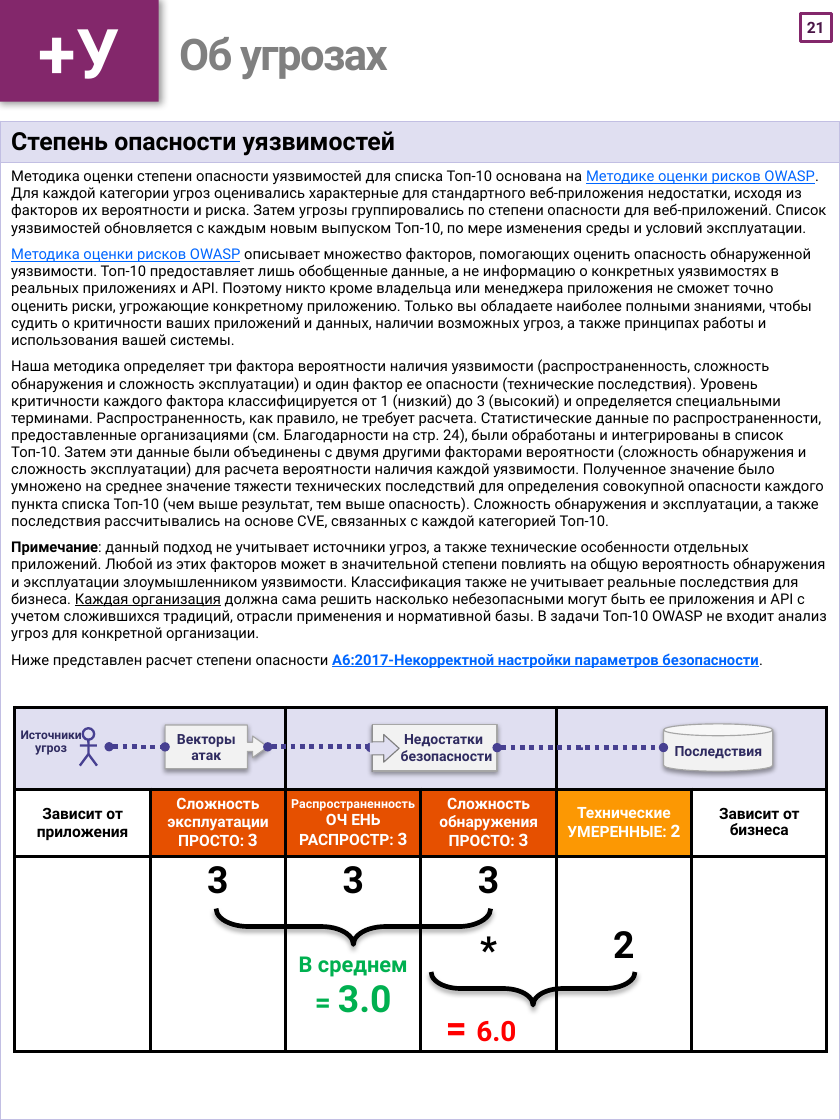
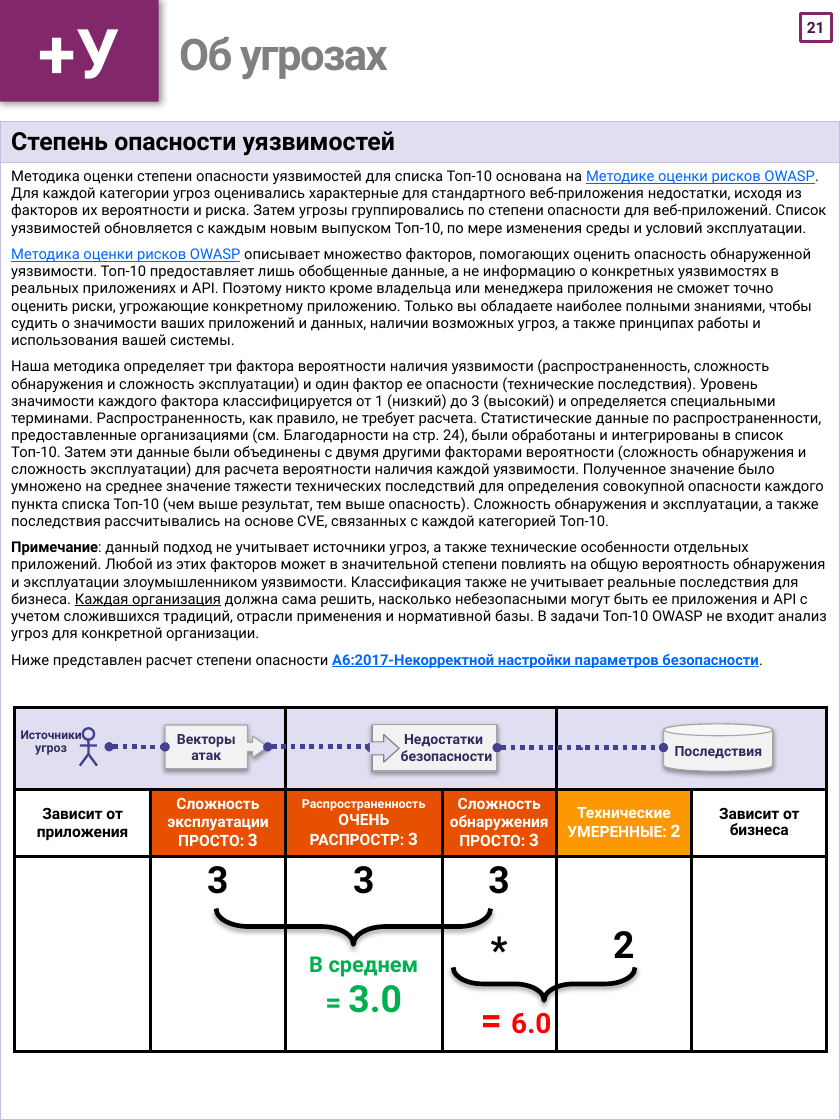
Before and after one commit to OWASP/Top10, a slide deck: slide 22 of 2017/OWASP Top 10-2017-ru.pptx. Drawn at 840x1120 pixels with LibreOffice and Linux fonts; fonts in the diff are those of the drawing. Boxes give left, top, right and bottom in pixels: in the first picture for what was removed or moved away, otherwise in the second. Text is boxed around its words. In the diff, an @@ line names an element or a change of style, - is before the commit and + after.

```diff
--- a/2017/OWASP Top 10-2017-ru.pptx
+++ b/2017/OWASP Top 10-2017-ru.pptx
@@ table at bbox=[0, 121, 840, 1120] @@
-row 2, column 1: Методика оценки степени опасности уязвимостей для списка Топ-10 основана на Методике оценки рисков OWASP. Для каждой категории угроз оценивались характерные для стандартного веб-приложения недостатки, исходя из факторов их вероятности и риска. Затем угрозы группировались по степени опасности для веб-приложений. Список уязвимостей обновляется с каждым новым выпуском Топ-10, по мере изменения среды и условий эксплуатации. / Методика оценки рисков OWASP описывает множество факторов, помогающих оценить опасность обнаруженной уязвимости. Топ-10 предоставляет лишь обобщенные данные, а не информацию о конкретных уязвимостях в реальных приложениях и API. Поэтому никто кроме владельца или менеджера приложения не сможет точно оценить риски, угрожающие конкретному приложению. Только вы обладаете наиболее полными знаниями, чтобы судить о критичности ваших приложений и данных, наличии возможных угроз, а также принципах работы и использования вашей системы. / Наша методика определяет три фактора вероятности наличия уязвимости (распространенность, сложность обнаружения и сложность эксплуатации) и один фактор ее опасности (технические последствия). Уровень критичности каждого фактора классифицируется от 1 (низкий) до 3 (высокий) и определяется специальными терминами. Распространенность, как правило, не требует расчета. Статистические данные по распространенности, предоставленные организациями (см. Благодарности на стр. 24), были обработаны и интегрированы в список Топ-10. Затем эти данные были объединены с двумя другими факторами вероятности (сложность обнаружения и сложность эксплуатации) для расчета вероятности наличия каждой уязвимости. Полученное значение было умножено на среднее значение тяжести технических последствий для определения совокупной опасности каждого пункта списка Топ-10 (чем выше результат, тем выше опасность). Сложность обнаружения и эксплуатации, а также последствия рассчитывались на основе CVE, связанных с каждой категорией Топ-10. / Примечание: данный подход не учитывает источники угроз, а также технические особенности отдельных приложений. Любой из этих факторов может в значительной степени повлиять на общую вероятность обнаружения и эксплуатации злоумышленником уязвимости. Классификация также не учитывает реальные последствия для бизнеса. Каждая организация должна сама решить насколько небезопасными могут быть ее приложения и API с учетом сложившихся традиций, отрасли применения и нормативной базы. В задачи Топ-10 OWASP не входит анализ угроз для конкретной организации. / Ниже представлен расчет степени опасности A6:2017-Некорректной настройки параметров безопасности.
+row 2, column 1: Методика оценки степени опасности уязвимостей для списка Топ-10 основана на Методике оценки рисков OWASP. Для каждой категории угроз оценивались характерные для стандартного веб-приложения недостатки, исходя из факторов их вероятности и риска. Затем угрозы группировались по степени опасности для веб-приложений. Список уязвимостей обновляется с каждым новым выпуском Топ-10, по мере изменения среды и условий эксплуатации. / Методика оценки рисков OWASP описывает множество факторов, помогающих оценить опасность обнаруженной уязвимости. Топ-10 предоставляет лишь обобщенные данные, а не информацию о конкретных уязвимостях в реальных приложениях и API. Поэтому никто кроме владельца или менеджера приложения не сможет точно оценить риски, угрожающие конкретному приложению. Только вы обладаете наиболее полными знаниями, чтобы судить о значимости ваших приложений и данных, наличии возможных угроз, а также принципах работы и использования вашей системы. / Наша методика определяет три фактора вероятности наличия уязвимости (распространенность, сложность обнаружения и сложность эксплуатации) и один фактор ее опасности (технические последствия). Уровень значимости каждого фактора классифицируется от 1 (низкий) до 3 (высокий) и определяется специальными терминами. Распространенность, как правило, не требует расчета. Статистические данные по распространенности, предоставленные организациями (см. Благодарности на стр. 24), были обработаны и интегрированы в список Топ-10. Затем эти данные были объединены с двумя другими факторами вероятности (сложность обнаружения и сложность эксплуатации) для расчета вероятности наличия каждой уязвимости. Полученное значение было умножено на среднее значение тяжести технических последствий для определения совокупной опасности каждого пункта списка Топ-10 (чем выше результат, тем выше опасность). Сложность обнаружения и эксплуатации, а также последствия рассчитывались на основе CVE, связанных с каждой категорией Топ-10. / Примечание: данный подход не учитывает источники угроз, а также технические особенности отдельных приложений. Любой из этих факторов может в значительной степени повлиять на общую вероятность обнаружения и эксплуатации злоумышленником уязвимости. Классификация также не учитывает реальные последствия для бизнеса. Каждая организация должна сама решить, насколько небезопасными могут быть ее приложения и API с учетом сложившихся традиций, отрасли применения и нормативной базы. В задачи Топ-10 OWASP не входит анализ угроз для конкретной организации. / Ниже представлен расчет степени опасности A6:2017-Некорректной настройки параметров безопасности.
@@ table at bbox=[15, 708, 828, 1054] @@
-row 2, column 3: Распространенность / ОЧ ЕНЬ РАСПРОСТР: 3
+row 2, column 3: Распространенность / ОЧЕНЬ РАСПРОСТР: 3
@@ right brace: place and size @@
-right brace at bbox=[431, 972, 635, 1006]
+right brace at bbox=[454, 967, 635, 1000]
@@ text "= 6.0": place and size @@
-text "= 6.0" at bbox=[476, 1021, 516, 1042]
+text "= 6.0" at bbox=[511, 1013, 551, 1034]
```
Also in this commit, not shown: 24 other slides changed, 25 other files.
